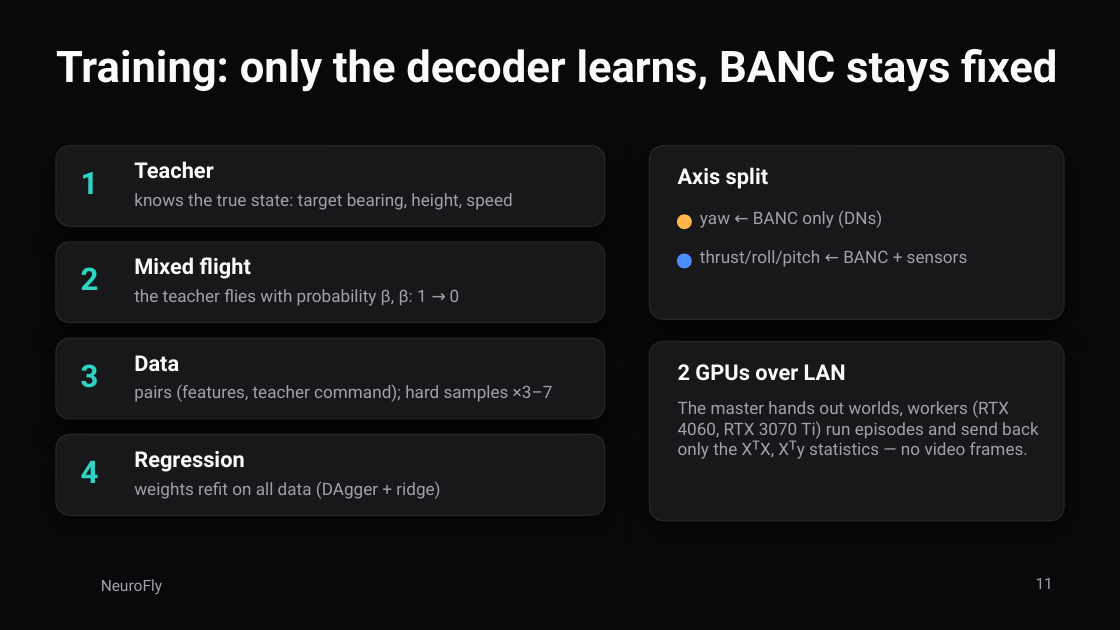
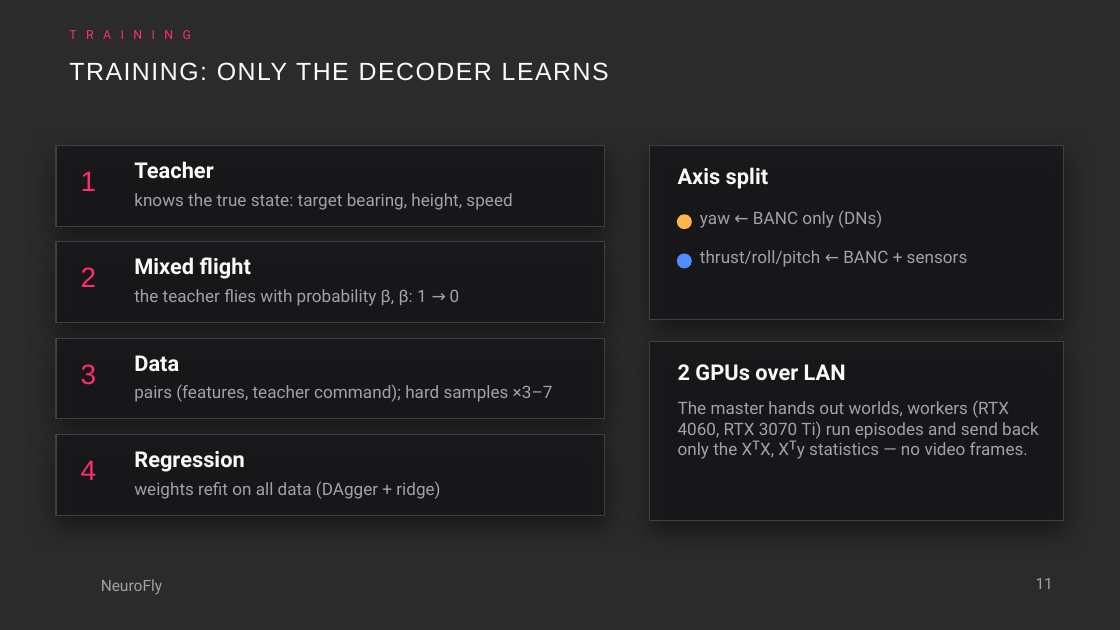
Before and after one commit to FalconDevX/neurofly, a slide deck: slide 11 of docs/prezentacja/NeuroFly.pptx. Drawn at 1120x630 pixels with LibreOffice and Linux fonts; fonts in the diff are those of the drawing; background and template pictures are left out; a plain dark background stands for a picture behind light text. Boxes give left, top, right and bottom in pixels: in the first picture for what was removed or moved away, otherwise in the second. Text is boxed around its words. In the diff, an @@ line names an element or a change of style, - is before the commit and + after.

```diff
--- a/docs/prezentacja/NeuroFly.pptx
+++ b/docs/prezentacja/NeuroFly.pptx
@@ background #09090B to picture (left out) @@
@@ text added at (x1=69, y1=27, x2=741, y2=52), 8 pt, text #FF2D6F @@
+TRAINING
@@ title at (x1=69, y1=62, x2=609, y2=81): text changed; size 28 to 16 pt; font Roboto to Arial; bold off @@
-Training: only the decoder learns, BANC stays fixed
+TRAINING: ONLY THE DECODER LEARNS
@@ rounded rectangle removed at (x1=56, y1=146, x2=605, y2=226) @@
@@ rectangle added at (x1=56, y1=146, x2=605, y2=226), fill #18181B at 88% opacity, outline #3F3F46 0.75 pt @@
@@ rounded rectangle removed at (x1=650, y1=146, x2=1064, y2=319) @@
@@ rectangle added at (x1=650, y1=146, x2=1064, y2=319), fill #18181B at 88% opacity, outline #3F3F46 0.75 pt @@
@@ rounded rectangle removed at (x1=56, y1=242, x2=605, y2=323) @@
@@ rectangle added at (x1=56, y1=242, x2=605, y2=323), fill #18181B at 88% opacity, outline #3F3F46 0.75 pt @@
@@ rounded rectangle removed at (x1=56, y1=338, x2=605, y2=419) @@
@@ rectangle added at (x1=56, y1=338, x2=605, y2=419), fill #18181B at 88% opacity, outline #3F3F46 0.75 pt @@
@@ rounded rectangle removed at (x1=650, y1=342, x2=1064, y2=521) @@
@@ rectangle added at (x1=650, y1=342, x2=1064, y2=521), fill #18181B at 88% opacity, outline #3F3F46 0.75 pt @@
@@ rounded rectangle removed at (x1=56, y1=435, x2=605, y2=515) @@
@@ rectangle added at (x1=56, y1=435, x2=605, y2=515), fill #18181B at 88% opacity, outline #3F3F46 0.75 pt @@
@@ size 20 to 18 pt, font Roboto to Arial, text colour #2FD3C4 to #FF2D6F, bold off in 4 elements at (x1=81, y1=171, x2=97, y2=191), (x1=81, y1=267, x2=97, y2=287), (x1=81, y1=364, x2=97, y2=385), (x1=81, y1=460, x2=97, y2=480) @@
```
Also in this commit, not shown: 14 other slides changed, 7 other files.
